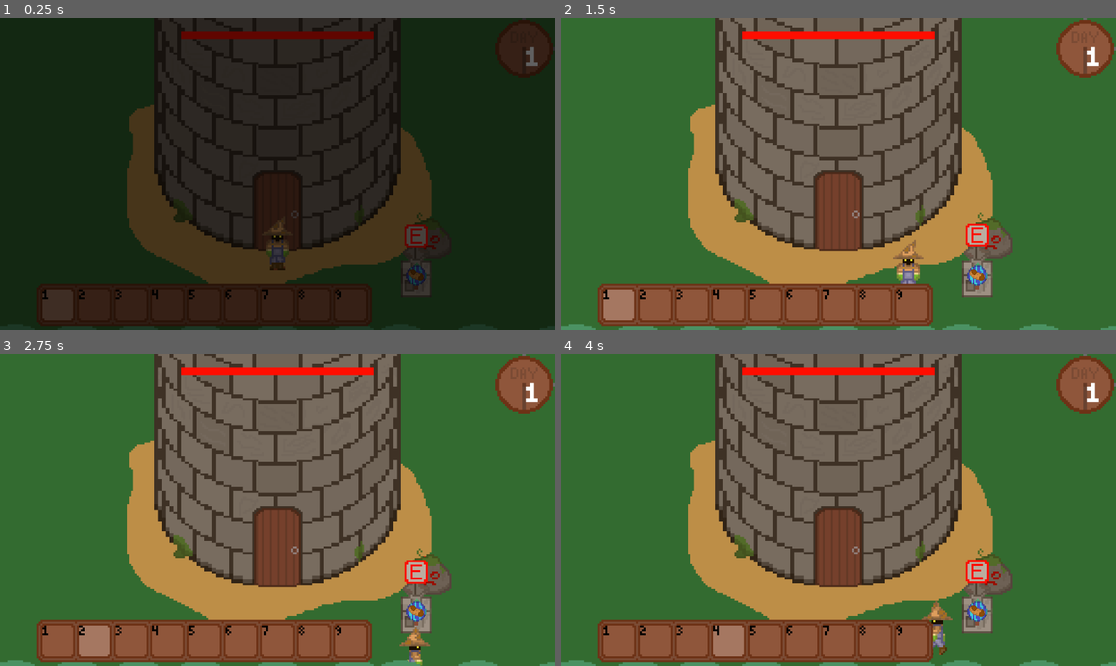
Above: before the commit, frames 1-4 (two rows, left to right).
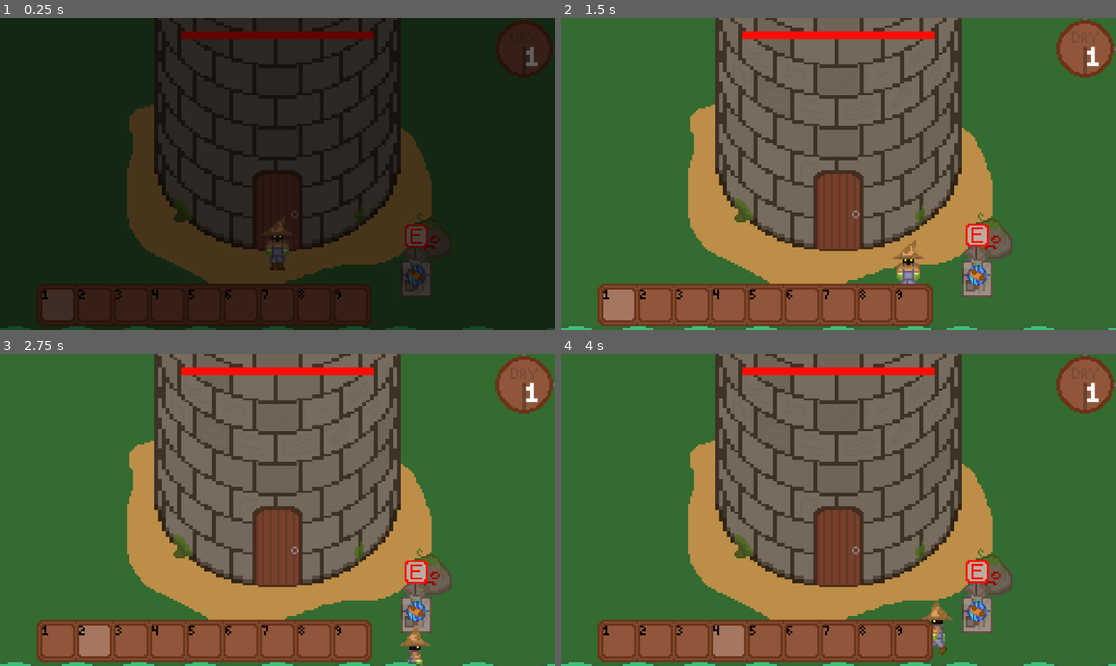
Above: after the commit, the same moments.

Repository: grahamapedia-cell/wizard-game-demo
Game: Godot game, scene res://scenes/game.tscn
Same seed, same stepped clock (60 frames per second), same inputs: the game is played once before the commit and once after it. This scene is started directly instead of the project's main scene. Sound files missing from this copy of the repository are replaced by a short silence.
Inputs (mouse positions are in pixels of both pictures, inside the frame that each line leads up to):
- Up to frame 1 (0.25 s): no input
- Up to frame 2 (1.5 s): move the mouse to (977, 289) at 0.52 s; hold D (move_right) 0.53-1.28 s; tap Space (dodge) at 0.6 s; move the mouse to (977, 276) at 1.27 s; hold S (move_down) from 1.28 s (still down); tap 1 (Hotbar_1) at 1.35 s
- Up to frame 3 (2.75 s): tap Space (dodge) at 1.55, 2.3 s; release S (move_down) at 2.03 s; hold D (move_right) from 2.03 s (still down); tap 2 (Hotbar_2) at 2.1 s
- Up to frame 4 (4 s): move the mouse to (977, 612) at 2.77 s; release D (move_right) at 2.78 s; hold W (move_up) 2.78-3.53 s; tap 3 (Hotbar_3) at 2.85 s; tap Space (dodge) at 3.05, 3.8 s; move the mouse to (977, 612) at 3.52 s; hold A (move_left) from 3.53 s (still down); tap 4 (Hotbar_4) at 3.6 s

The runs differ from the first frame. In frame 2, 0.7% of the frame differs, in the area x 0-100%, y 98-100%; in frame 3, 0.7%; in frame 4, 0.7%.
Error in both runs: Invalid access to property or key 'day' on a base object of type 'null instance'. (res://scripts/objects/letsgrow.gd:13)

Commit message:
Added Sound effects to spells, changed name
Copyright :(

Diff:
--- a/scenes/items/spellbooks.tscn
+++ b/scenes/items/spellbooks.tscn
@@ -1,9 +1,8 @@
-[gd_scene load_steps=16 format=3 uid="uid://cb4112i3t0yo2"]
+[gd_scene load_steps=11 format=3 uid="uid://cb4112i3t0yo2"]
 
 [ext_resource type="Script" uid="uid://rbpsrvyl3dig" path="res://scripts/items/Spellbooks/spellbooks.gd" id="1_aa34i"]
 [ext_resource type="Script" uid="uid://rn6uvfy8hxld" path="res://scripts/items/Spellbooks/book.gd" id="2_ld7fi"]
 [ext_resource type="Texture2D" uid="uid://drd2x1lxmsatc" path="res://assets/sprites/Items/Spellbooks/spell_holders.png" id="3_65buf"]
-[ext_resource type="Script" uid="uid://bd6dulq47clbj" path="res://scripts/items/Spellbooks/scroll.gd" id="4_aa34i"]
 
 [sub_resource type="RectangleShape2D" id="RectangleShape2D_aa34i"]
 size = Vector2(16, 16)
@@ -62,36 +61,6 @@
 "speed": 5.0
 }]
 
-[sub_resource type="AtlasTexture" id="AtlasTexture_fpw8w"]
-atlas = ExtResource("3_65buf")
-region = Rect2(0, 32, 32, 32)
-
-[sub_resource type="SpriteFrames" id="SpriteFrames_cggr3"]
-animations = [{
-"frames": [{
-"duration": 1.0,
-"texture": SubResource("AtlasTexture_fpw8w")
-}],
-"loop": true,
-"name": &"default",
-"speed": 5.0
-}]
-
-[sub_resource type="AtlasTexture" id="AtlasTexture_cdccx"]
-atlas = ExtResource("3_65buf")
-region = Rect2(32, 32, 32, 32)
-
-[sub_resource type="SpriteFrames" id="SpriteFrames_3br8m"]
-animations = [{
-"frames": [{
-"duration": 1.0,
-"texture": SubResource("AtlasTexture_cdccx")
-}],
-"loop": true,
-"name": &"default",
-"speed": 5.0
-}]
-
 [node name="Spellbooks" type="Node2D"]
 script = ExtResource("1_aa34i")
 
@@ -111,18 +80,3 @@
 scale = Vector2(0.5, 0.5)
 sprite_frames = SubResource("SpriteFrames_ns2he")
 animation = &"scroll"
-
-[node name="Scroll" type="Area2D" parent="."]
-scale = Vector2(0.5, 0.5)
-script = ExtResource("4_aa34i")
-
-[node name="CollisionShape2D" type="CollisionShape2D" parent="Scroll"]
-shape = SubResource("RectangleShape2D_aa34i")
-
-[node name="Page" type="AnimatedSprite2D" parent="Scroll"]
-scale = Vector2(0.5, 0.5)
-sprite_frames = SubResource("SpriteFrames_cggr3")
-
-[node name="Ink" type="AnimatedSprite2D" parent="Scroll"]
-scale = Vector2(0.5, 0.5)
-sprite_frames = SubResource("SpriteFrames_3br8m")
--- a/scenes/player.tscn
+++ b/scenes/player.tscn
@@ -27,14 +27,20 @@
 [ext_resource type="Script" uid="uid://cehqxiwclm8nn" path="res://scripts/spells/Fire/Flame Shot/flame_shot.gd" id="17_qfm1y"]
 [ext_resource type="PackedScene" uid="uid://dbrft704ppx4t" path="res://scenes/spells/spell_projectiles.tscn" id="18_fulsm"]
 [ext_resource type="Script" uid="uid://diskbuhxd7dy1" path="res://scripts/spells/Lightning/Static Bolt/static_bolt.gd" id="19_4r5pv"]
+[ext_resource type="AudioStream" uid="uid://dxrgfc0rh2npx" path="res://assets/sounds/Spells/freesound_community-sword-sound-2-36274.mp3" id="19_hax0n"]
 [ext_resource type="Script" uid="uid://bwl0bx8g7lkwh" path="res://scripts/spells/Air/Wind Slice/wind_slice.gd" id="20_60mlk"]
 [ext_resource type="Script" uid="uid://cpkv8gqipogfx" path="res://scripts/spells/Ice/Snowball Toss/snowball_toss.gd" id="21_i4ail"]
 [ext_resource type="Script" uid="uid://p2gp8ep6whjl" path="res://scripts/spells/Water/Water Gun/water_gun.gd" id="22_a38lo"]
 [ext_resource type="Script" uid="uid://bvb3st1aghmpc" path="res://scripts/spells/Ooze/Ooze Fling/ooze_fling.gd" id="23_4ni07"]
 [ext_resource type="Script" uid="uid://evktjaqp2mhi" path="res://scripts/spells/Earth/Rock Throw/rock_throw.gd" id="24_l71n6"]
 [ext_resource type="Script" uid="uid://cousjd1tp8pj1" path="res://scripts/spells/Metal/Steel Spike/steel_spike.gd" id="25_ke2ow"]
+[ext_resource type="AudioStream" uid="uid://b5jbqq7jyj7mf" path="res://assets/sounds/Spells/universfield-thud-291047.mp3" id="26_t4otl"]
+[ext_resource type="AudioStream" uid="uid://dv0du50nhxh0t" path="res://assets/sounds/Spells/summon_projectile.mp3" id="29_j2b1d"]
+[ext_resource type="AudioStream" uid="uid://mh7twy4nelen" path="res://assets/sounds/Spells/fire_hit.mp3" id="30_2dvfe"]
 [ext_resource type="Script" uid="uid://boq54gg1eacgd" path="res://scripts/process/walk! yay!/footsteps.gd" id="33_bj30b"]
+[ext_resource type="AudioStream" uid="uid://db6407dalbame" path="res://assets/sounds/Spells/wind_hit.mp3" id="33_giy8y"]
 [ext_resource type="AudioStream" uid="uid://g8dgm1xoevr8" path="res://assets/sounds/footsteps/walk-on-grass-3-291986.mp3" id="34_bj30b"]
+[ext_resource type="AudioStream" uid="uid://2rveecb2saxg" path="res://assets/sounds/Spells/splash.mp3" id="34_cs1tg"]
 [ext_resource type="AudioStream" uid="uid://6ca221hcb8cy" path="res://assets/sounds/footsteps/wood-step-sample-1-47664.mp3" id="35_hax0n"]
 
 [sub_resource type="AtlasTexture" id="AtlasTexture_y4r1p"]
@@ -380,6 +386,9 @@
 position = Vector2(1, 0)
 texture = ExtResource("6_ur7pv")
 
+[node name="Swing" type="AudioStreamPlayer2D" parent="Spells/Typeless/Manablade"]
+stream = ExtResource("19_hax0n")
+
 [node name="Manahammer" type="Area2D" parent="Spells/Typeless"]
 y_sort_enabled = true
 collision_layer = 4
@@ -421,12 +430,21 @@
 rotation = 3.14159
 texture = ExtResource("11_3v2ag")
 
+[node name="Thud" type="AudioStreamPlayer2D" parent="Spells/Typeless/Manahammer"]
+stream = ExtResource("26_t4otl")
+
 [node name="Fire" type="Node2D" parent="Spells"]
 
 [node name="Flame Shot" type="Node2D" parent="Spells/Fire"]
 script = ExtResource("17_qfm1y")
 projectile = ExtResource("18_fulsm")
 
+[node name="Summon" type="AudioStreamPlayer2D" parent="Spells/Fire/Flame Shot"]
+stream = ExtResource("29_j2b1d")
+
+[node name="Sizzle" type="AudioStreamPlayer2D" parent="Spells/Fire/Flame Shot"]
+stream = ExtResource("30_2dvfe")
+
 [node name="Lightning" type="Node2D" parent="Spells"]
 
 [node name="Static Bolt" type="Node2D" parent="Spells/Lightning"]
@@ -439,6 +457,12 @@
 script = ExtResource("20_60mlk")
 projectile = ExtResource("18_fulsm")
 
+[node name="Summon" type="AudioStreamPlayer2D" parent="Spells/Air/Wind Slice"]
+stream = ExtResource("29_j2b1d")
+
+[node name="Whoosh" type="AudioStreamPlayer2D" parent="Spells/Air/Wind Slice"]
+stream = ExtResource("33_giy8y")
+
 [node name="Ice" type="Node2D" parent="Spells"]
 
 [node name="Snowball Toss" type="Node2D" parent="Spells/Ice"]
@@ -451,6 +475,12 @@
 script = ExtResource("22_a38lo")
 projectile = ExtResource("18_fulsm")
 
+[node name="Summon" type="AudioStreamPlayer2D" parent="Spells/Water/Water Gun"]
+stream = ExtResource("29_j2b1d")
+
+[node name="Splash" type="AudioStreamPlayer2D" parent="Spells/Water/Water Gun"]
+stream = ExtResource("34_cs1tg")
+
 [node name="Ooze" type="Node2D" parent="Spells"]
 
 [node name="Ooze Fling" type="Node2D" parent="Spells/Ooze"]
@@ -462,6 +492,12 @@
 [node name="Rock Throw" type="Node2D" parent="Spells/Earth"]
 script = ExtResource("24_l71n6")
 projectile = ExtResource("18_fulsm")
+
+[node name="Summon" type="AudioStreamPlayer2D" parent="Spells/Earth/Rock Throw"]
+stream = ExtResource("29_j2b1d")
+
+[node name="Thud" type="AudioStreamPlayer2D" parent="Spells/Earth/Rock Throw"]
+stream = ExtResource("26_t4otl")
 
 [node name="Metal" type="Node2D" parent="Spells"]
 
--- a/scenes/world.tscn
+++ b/scenes/world.tscn
@@ -1608,8 +1608,6 @@
 
 [node name="Dead" type="Sprite2D" parent="GUI"]
 z_index = 30
-position = Vector2(1.50001, -4.57764e-05)
-scale = Vector2(0.675781, 0.75)
 texture = ExtResource("49_qg546")
 
 [node name="Time" type="Control" parent="."]
--- a/scripts/items/Materials/material_item.gd
+++ b/scripts/items/Materials/material_item.gd
@@ -61,8 +61,8 @@
 				velocity_x=0
 		if player_dist>1000:
 			queue_free()
-		global_position.x+=velocity_x*delta*60
-		global_position.y+=velocity_y*delta*60
+		global_position.x+=velocity_x*delta*90
+		global_position.y+=velocity_y*delta*90
 		player_dist_x = get_node("/root/titlescreen/Game/Ysortedthings/player").global_position.x-self.global_position.x
 		player_dist_y = get_node("/root/titlescreen/Game/Ysortedthings/player").global_position.y-self.global_position.y
 		player_dist = sqrt(pow(player_dist_x,2)+pow(player_dist_y,2))
--- a/scripts/items/Spellbooks/book.gd
+++ b/scripts/items/Spellbooks/book.gd
@@ -63,8 +63,8 @@
 				velocity_x=0
 		if player_dist>1000:
 			queue_free()
-		global_position.x+=velocity_x
-		global_position.y+=velocity_y
+		global_position.x+=velocity_x*delta*90
+		global_position.y+=velocity_y*delta*90
 		player_dist_x = get_node("/root/titlescreen/Game/Ysortedthings/player").global_position.x-self.global_position.x
 		player_dist_y = get_node("/root/titlescreen/Game/Ysortedthings/player").global_position.y-self.global_position.y
 		player_dist = sqrt(pow(player_dist_x,2)+pow(player_dist_y,2))
--- a/scripts/items/dropped_item.gd
+++ b/scripts/items/dropped_item.gd
@@ -58,8 +58,8 @@
 				velocity_x=0
 		if player_dist>1000:
 			queue_free()
-		global_position.x+=velocity_x
-		global_position.y+=velocity_y
+		global_position.x+=velocity_x*delta*90
+		global_position.y+=velocity_y*delta*90
 		player_dist_x = get_node("/root/titlescreen/Game/Ysortedthings/player").global_position.x-self.global_position.x
 		player_dist_y = get_node("/root/titlescreen/Game/Ysortedthings/player").global_position.y-self.global_position.y
 		player_dist = sqrt(pow(player_dist_x,2)+pow(player_dist_y,2))
--- a/scripts/process/Millions of inventory/inventory_things.gd
+++ b/scripts/process/Millions of inventory/inventory_things.gd
@@ -8,5 +8,6 @@
 
 # Called every frame. 'delta' is the elapsed time since the previous frame.
 func _process(delta: float) -> void:
-	pass
+	if get_node("/root/titlescreen/Game/Ysortedthings/player").health<=0:
+		self.visible=false
 	#self.global_position=get_node("/root/titlescreen/Game/Ysortedthings/player").global_position
--- a/scripts/process/hp.gd
+++ b/scripts/process/hp.gd
@@ -10,10 +10,16 @@
 # Called every frame. 'delta' is the elapsed time since the previous frame.
 func _process(delta: float) -> void:
 	if get_node("/root/titlescreen/Game/Ysortedthings/player").health<=0:
-		if Input.is_action_just_pressed("dodge"):
-			get_tree().quit()
 		get_node("/root/titlescreen/Game/Ysortedthings/player").health=0
 		get_node("../Dead").visible=true
 		get_node("/root/titlescreen/Game/Ysortedthings/player").modulate=Color(0.8,0.8,0.8,0.4)
 		get_node("/root/titlescreen/Game/Ysortedthings/player").movetype="Stop"
+		if Input.is_action_just_pressed("dodge"):
+			get_node("/root/titlescreen/Game/Ysortedthings/player").global_position.x=0
+			get_node("/root/titlescreen/Game/Ysortedthings/player").global_position.y=50
+			get_node("/root/titlescreen/Game/Ysortedthings/player").health=50
+			get_node("../Dead").visible=false
+			get_node("/root/titlescreen/Game/Ysortedthings/player").modulate=Color(1,1,1)
+			get_node("/root/titlescreen/Game/Ysortedthings/player").movetype="Normal"
+			get_node("../Inventory_things").visible=true
 	scale.x=0.125*get_node("/root/titlescreen/Game/Ysortedthings/player").health
--- a/scripts/process/inventory.gd
+++ b/scripts/process/inventory.gd
@@ -36,5 +36,3 @@
 		print(hotbar[0])
 	if Input.is_action_just_pressed("open_inventory"):
 		self.visible = !self.visible
-	if get_node("/root/titlescreen/Game/Ysortedthings/player").health<=0:
-		get_node("..").visible=false
--- a/scripts/spells/Air/Wind Slice/wind_slice.gd
+++ b/scripts/spells/Air/Wind Slice/wind_slice.gd
@@ -21,6 +21,7 @@
 		shoot.spell="Wind Slice"
 		shoot.global_position.x=global_position.x
 		shoot.global_position.y=global_position.y-8
+		shoot.path=String(self.get_path())
 		if get_node("../..").distx==0:
 			if get_node("../..").disty>0:
 				shoot.ang=PI/2
@@ -32,6 +33,7 @@
 			shoot.ang=atan(get_node("../..").disty/get_node("../..").distx)
 		else:
 			shoot.ang=atan(get_node("../..").disty/get_node("../..").distx)+PI
+		get_node("Summon").play(1)
 		get_node("/root/titlescreen/Game/Ysortedthings").add_child(shoot)
 		await get_tree().create_timer(0.5).timeout
 		get_node("../..").currentlyCasting=false
--- a/scripts/spells/Air/Wind Slice/wind_slice_projectile.gd
+++ b/scripts/spells/Air/Wind Slice/wind_slice_projectile.gd
@@ -32,6 +32,7 @@
 	if body.has_signal("hit"):
 		if body.iframes<=0 and self.visible==true:
 			print(body.name)
+			get_node(get_node("../..").path+"/Whoosh").play(0.25)
 			if body.damagequalmods[2]<1:
 				body.damaged=int(damage*body.elementmods[3]*(1+body.damagequalmods[2])/2)
 			else:
--- a/scripts/spells/Earth/Rock Throw/rock_throw.gd
+++ b/scripts/spells/Earth/Rock Throw/rock_throw.gd
@@ -21,6 +21,7 @@
 		shoot.spell="Rock Throw"
 		shoot.global_position.x=global_position.x
 		shoot.global_position.y=global_position.y-8
+		shoot.path=String(self.get_path())
 		if get_node("../..").distx==0:
 			if get_node("../..").disty>0:
 				shoot.ang=PI/2
@@ -32,6 +33,7 @@
 			shoot.ang=atan(get_node("../..").disty/get_node("../..").distx)
 		else:
 			shoot.ang=atan(get_node("../..").disty/get_node("../..").distx)+PI
+		get_node("Summon").play(1)
 		get_node("/root/titlescreen/Game/Ysortedthings").add_child(shoot)
 		await get_tree().create_timer(0.1).timeout
 		get_node("../..").currentlyCasting=false
--- a/scripts/spells/Earth/Rock Throw/rock_throw_projectile.gd
+++ b/scripts/spells/Earth/Rock Throw/rock_throw_projectile.gd
@@ -32,6 +32,7 @@
 	if body.has_signal("hit"):
 		if body.iframes<=0 and self.visible==true:
 			print(body.name)
+			get_node(get_node("../..").path+"/Thud").play()
 			body.damaged=damage*body.elementmods[7]*body.damagequalmods[0]
 			body.iframesread=iframes
 			body.hitcolor=damagecolor
--- a/scripts/spells/Fire/Flame Shot/flame_shot.gd
+++ b/scripts/spells/Fire/Flame Shot/flame_shot.gd
@@ -23,6 +23,7 @@
 		shoot.spell="Flame Shot"
 		shoot.global_position.x=global_position.x
 		shoot.global_position.y=global_position.y-8
+		shoot.path=String(self.get_path())
 		if get_node("../..").distx==0:
 			if get_node("../..").disty>0:
 				shoot.ang=PI/2
@@ -34,6 +35,7 @@
 			shoot.ang=atan(get_node("../..").disty/get_node("../..").distx)
 		else:
 			shoot.ang=atan(get_node("../..").disty/get_node("../..").distx)+PI
+		get_node("Summon").play(1)
 		get_node("/root/titlescreen/Game/Ysortedthings").add_child(shoot)
 		await get_tree().create_timer(0.5).timeout
 		get_node("../..").currentlyCasting=false
--- a/scripts/spells/Fire/Flame Shot/flame_shot_projectile.gd
+++ b/scripts/spells/Fire/Flame Shot/flame_shot_projectile.gd
@@ -32,6 +32,7 @@
 	if body.has_signal("hit"):
 		if body.iframes<=0 and self.visible==true:
 			print(body.name)
+			get_node(get_node("../..").path+"/Sizzle").play(1)
 			body.damaged=damage*body.elementmods[1]*body.damagequalmods[2]
 			body.iframesread=iframes
 			body.hitcolor=damagecolor
--- a/scripts/spells/Water/Water Gun/water_gun.gd
+++ b/scripts/spells/Water/Water Gun/water_gun.gd
@@ -21,6 +21,7 @@
 		shoot.spell="Water Gun"
 		shoot.global_position.x=global_position.x
 		shoot.global_position.y=global_position.y-8
+		shoot.path=String(self.get_path())
 		if get_node("../..").distx==0:
 			if get_node("../..").disty>0:
 				shoot.ang=PI/2
@@ -32,6 +33,7 @@
 			shoot.ang=atan(get_node("../..").disty/get_node("../..").distx)
 		else:
 			shoot.ang=atan(get_node("../..").disty/get_node("../..").distx)+PI
+		get_node("Summon").play(1)
 		get_node("/root/titlescreen/Game/Ysortedthings").add_child(shoot)
 		await get_tree().create_timer(0.1).timeout
 		get_node("../..").currentlyCasting=false
--- a/scripts/spells/Water/Water Gun/water_gun_projectile.gd
+++ b/scripts/spells/Water/Water Gun/water_gun_projectile.gd
@@ -32,6 +32,7 @@
 	if body.has_signal("hit"):
 		if body.iframes<=0 and self.visible==true:
 			print(body.name)
+			get_node(get_node("../..").path+"/Splash").play()
 			body.damaged=damage*body.elementmods[5]*body.damagequalmods[2]
 			body.iframesread=iframes
 			body.hitcolor=damagecolor
--- a/scripts/spells/spell_projectiles.gd
+++ b/scripts/spells/spell_projectiles.gd
@@ -4,6 +4,7 @@
 @export var summoned = true
 @export var ang = 0
 @export var distance = 0
+@export var path=""
 var deathtime = false
 
 # Called when the node enters the scene tree for the first time.
--- a/scripts/spells/typeless/manablade/manablade.gd
+++ b/scripts/spells/typeless/manablade/manablade.gd
@@ -26,6 +26,7 @@
 		get_node("../..").go=false
 		get_node("../..").currentlyCasting=true
 		stop.emit()
+		get_node("Swing").play(0.1)
 		if get_node("../../..").direx==1&&notnow==false:
 			get_node("../../..").movetypestore=get_node("../../..").movetype
 			get_node("../../..").movetype="StrafeR"
--- a/scripts/spells/typeless/manahammer/manahammer.gd
+++ b/scripts/spells/typeless/manahammer/manahammer.gd
@@ -27,6 +27,7 @@
 		get_node("../..").go=false
 		get_node("../..").currentlyCasting=true
 		stop.emit()
+		get_node("Thud").play()
 		get_node("../../..").movetypestore=get_node("../../..").movetype
 		get_node("../../..").movetype="Stop"
 		await get_tree().create_timer(0.2).timeout
Not shown, added: assets/sounds/Spells/fire_hit.mp3.import
Not shown, added: assets/sounds/Spells/freesound_community-sword-sound-2-36274.mp3.import
Not shown, added: assets/sounds/Spells/splash.mp3.import
Not shown, added: assets/sounds/Spells/summon_projectile.mp3.import
Not shown, added: assets/sounds/Spells/universfield-thud-291047.mp3.import
Not shown, added: assets/sounds/Spells/wind_hit.mp3.import
Binary file changed: assets/sprites/GUI/Tutorial/proto_death_screen.png
Binary file changed: assets/sprites/GUI/title_bg.png
Binary file changed: assets/sprites/Objects/Forest/tree.png
Not shown: 1 places in scenes/player.tscn that only renumber resources
Not shown, added: assets/sounds/Spells/fire_hit.mp3
Not shown, added: assets/sounds/Spells/freesound_community-sword-sound-2-36274.mp3
(and 4 more such lines)
